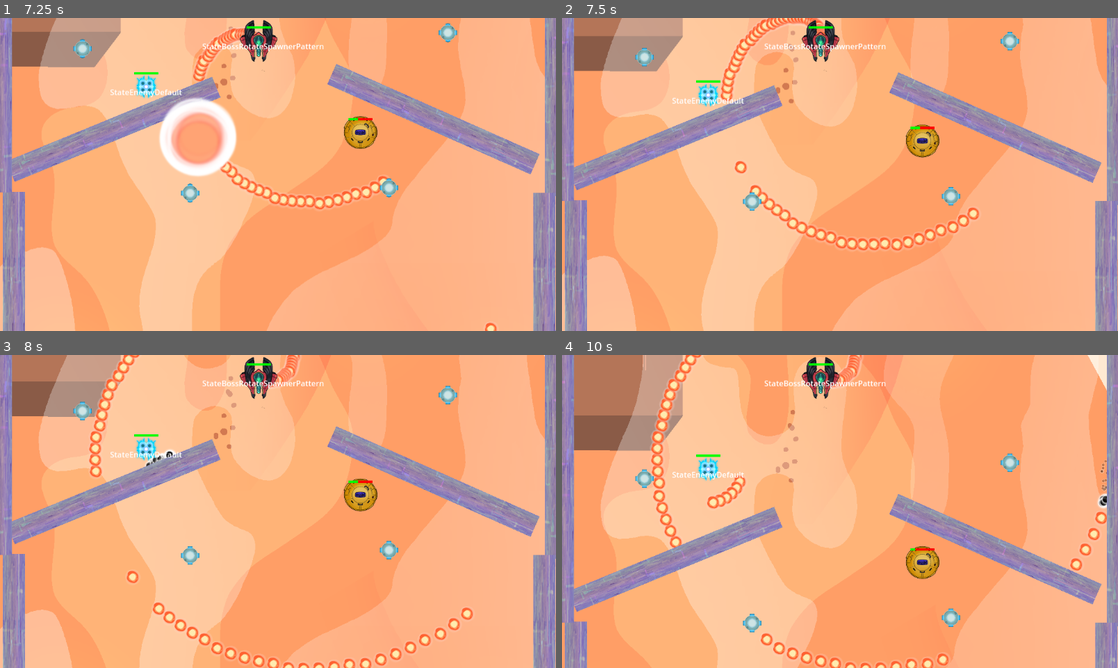
Above: before the commit, frames 1-4 (two rows, left to right).
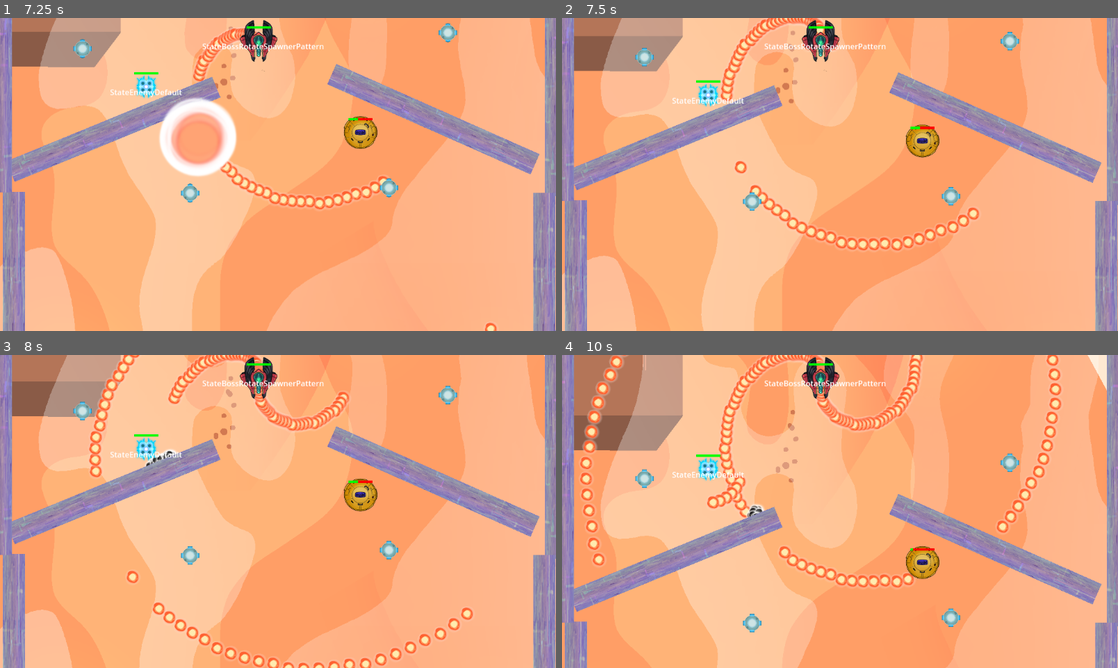
Above: after the commit, the same moments.

Repository: Jagholin/bullethell_jam_entry
Game: Godot game, scene res://scenes/first_level.tscn
Two runs of this game, one before a commit and one after it. Both use one fixed random seed, a clock stepped at 60 frames per second and the inputs below.
Inputs:
- Up to frame 1 (7.25 s): hold Right (right) 0.53-1.28 s; hold Space (fire) 0.53-1.28 s; hold S (down) 1.28-2.03 s; tap Space (fire) every 1.5 s from 1.35 to 5.85 s; hold Right (right) 2.03-2.78 s; hold Space (fire) 2.03-2.78 s; hold W (up) 2.78-3.53 s; hold Space (fire) 3.53-4.28 s; hold A (left) 3.53-5.03 s; hold S (down) 5.03-5.78 s; hold Space (fire) 5.03-5.78 s; hold Right (right) 5.78-6.53 s; hold W (up) from 6.53 s (still down); hold Space (fire) from 6.53 s (still down)
- Up to frame 2 (7.5 s): release W (up) at 7.28 s; release Space (fire) at 7.28 s; hold Right (right) from 7.28 s (still down); tap Space (fire) at 7.35 s
- Up to frame 3 (8 s): keep holding Right (right)
- Up to frame 4 (10 s): release Right (right) at 8.03 s; hold S (down) 8.03-8.78 s; hold Space (fire) 8.03-8.78 s; hold A (left) 8.78-9.53 s; tap Space (fire) at 8.85 s; hold W (up) from 9.53 s (still down); hold Space (fire) from 9.53 s (still down)

Frame 1 is identical in both runs. In frame 2, less than 0.1% of the frame differs, in the area x 43-50%, y 2-11%; in frame 3, 1.5%; in frame 4, 7.5%, in the area x 3-98%, y 0-100%.

Commit message:
remove modifiers from projectile spawner deep copy pattern resources instead

Diff:
--- a/scripts/player_provider.gd
+++ b/scripts/player_provider.gd
@@ -1,18 +1,18 @@
 extends Node
 
 var player: Player:
-    set(newValue):
-        if player == newValue:
-            return
-        player = newValue
-        player_changed.emit(player)
+	set(newValue):
+		if player == newValue:
+			return
+		player = newValue
+		player_changed.emit(player)
 
 signal player_changed(player: Player)
 
 func on_player_initialized(cb: Callable):
-    if not player:
-        await player_changed
-    cb.call(player)
+	if not player:
+		await player_changed
+	cb.call(player)
 
 func set_player(new_player: Player):
-    player = new_player
+	player = new_player
--- a/scripts/scenes/components/collector.gd
+++ b/scripts/scenes/components/collector.gd
@@ -13,7 +13,9 @@
 	inventory.append(item)
 	if item.item_type == ItemSettingsResource.ItemType.FASTER_BULLETS:
 		# spawner.interval *= 0.66
-		spawner.interval_modifier_multiplicative *= 0.66
+		# spawner.interval_modifier_multiplicative *= 0.66
+		spawner.active_bullet_configs[0].bullet_pattern.interval *= 0.66
 	elif item.item_type == ItemSettingsResource.ItemType.MORE_VOLLEYS:
 		# spawner.projectile_volleys += 2
-		spawner.projectile_volleys_modifier_additive += 2
+		# spawner.projectile_volleys_modifier_additive += 2
+		spawner.active_bullet_configs[0].bullet_pattern.projectile_volleys += 2
--- a/scripts/scenes/components/projectile_spawner.gd
+++ b/scripts/scenes/components/projectile_spawner.gd
@@ -18,18 +18,18 @@
 var active_bullet_configs: Array[ProjectileSpawnerConfigResource]
 
 ## Modifiers for the bullet_pattern settings
-var interval_modifier_additive: float = 0.0
-var interval_modifier_multiplicative: float = 1.0
-var projectile_volleys_modifier_additive: int = 0
-var projectile_volleys_modifier_multiplicative: float = 1.0
-## if this isn't -1, it will use this value instead and disregard pattern settings and other projectile_volleys modifiers
-## as special case for this property, -1 means no override
-var projectile_volleys_modifier_override: int = -1
-var angle_between_volleys_modifier_additive: float = 0.0
-var angle_between_volleys_modifier_multiplicative: float = 1.0
-##
-var angle_offset_modifier_additive: float = 0.0
-var angle_offset_modifier_multiplicative: float = 1.0
+# var interval_modifier_additive: float = 0.0
+# var interval_modifier_multiplicative: float = 1.0
+# var projectile_volleys_modifier_additive: int = 0
+# var projectile_volleys_modifier_multiplicative: float = 1.0
+# ## if this isn't -1, it will use this value instead and disregard pattern settings and other projectile_volleys modifiers
+# ## as special case for this property, -1 means no override
+# var projectile_volleys_modifier_override: int = -1
+# var angle_between_volleys_modifier_additive: float = 0.0
+# var angle_between_volleys_modifier_multiplicative: float = 1.0
+# ##
+# var angle_offset_modifier_additive: float = 0.0
+# var angle_offset_modifier_multiplicative: float = 1.0
 
 ## Secondary spawn points to spawn chained projectiles
 class SpawnPoint:
@@ -68,40 +68,32 @@
 func set_bullet_configs(newValue: Array[ProjectileSpawnerConfigResource]):
 	if bullet_configs == newValue:
 		return
+	#print("setting bullet configs on target ", target.get_path())
 	bullet_configs = newValue
 	# rebuild active_bullet_configs and bullet_config_states
 	active_bullet_configs = bullet_configs.duplicate()
+	# also make deep copies of the bullet configs
+	for i in active_bullet_configs.size():
+		active_bullet_configs[i] = active_bullet_configs[i].duplicate(true)
+
 	bullet_config_states.clear()
-	for i in bullet_configs.size():
+	for i in active_bullet_configs.size():
 		var spawnPoint := SpawnPoint.new()
-		spawnPoint.pattern = bullet_configs[i].bullet_pattern
-		spawnPoint.bullet_settings = bullet_configs[i].bullet_settings
+		spawnPoint.pattern = active_bullet_configs[i].bullet_pattern
+		spawnPoint.bullet_settings = active_bullet_configs[i].bullet_settings
 		spawnPoint.eternal = true
 		var configState := BulletConfigState.new()
-		configState.is_active = bullet_configs[i].bullet_pattern.active
+		configState.is_active = active_bullet_configs[i].bullet_pattern.active
 		configState.original_spawnpoint = spawnPoint
 		bullet_config_states.append(configState)
 	# also reset the rest of the state
-	reset_modifiers()
-
-func after_ready():
-	active_bullet_configs = bullet_configs.duplicate()
-	for i in bullet_configs.size():
-		var spawnPoint := SpawnPoint.new()
-		spawnPoint.pattern = bullet_configs[i].bullet_pattern
-		spawnPoint.bullet_settings = bullet_configs[i].bullet_settings
-		spawnPoint.eternal = true
-		var configState := BulletConfigState.new()
-		configState.is_active = bullet_configs[i].bullet_pattern.active
-		configState.original_spawnpoint = spawnPoint
-		bullet_config_states.append(configState)
+	# reset_modifiers()
 
 func init_current_player():
 	PlayerProvider.on_player_initialized(func( p: Player ): current_player = p)
 
 # Called when the node enters the scene tree for the first time.
 func _ready():
-	call_deferred("after_ready")
 	init_current_player()
 
 # Called every frame. 'delta' is the elapsed time since the previous frame.
@@ -129,7 +121,8 @@
 
 enum SpawnProcessResult { KEEP, REMOVE }
 func process_spawnpoint(spawnPoint: SpawnPoint, configIdx: int, delta: float) -> SpawnProcessResult:
-	var interval := spawnPoint.pattern.interval * interval_modifier_multiplicative + interval_modifier_additive
+	#var interval := spawnPoint.pattern.interval * interval_modifier_multiplicative + interval_modifier_additive
+	var interval := spawnPoint.pattern.interval
 	# if the primary emition type is spawnpoints, ignore interval modifiers
 	if spawnPoint.pattern.emition_type == BulletPatternResource.EmitionType.SPAWNPOINT:
 		interval = spawnPoint.pattern.interval
@@ -160,25 +153,24 @@
 	if clearSpawnArray:
 		configState.secondary_spawnpoints = configState.secondary_spawnpoints.filter(func(sp: SpawnPoint) -> bool: return sp.lifetime > 0)
 
-func reset_modifiers():
-	interval_modifier_additive = 0.0
-	interval_modifier_multiplicative = 1.0
-	projectile_volleys_modifier_additive = 0
-	projectile_volleys_modifier_multiplicative = 1.0
-	angle_between_volleys_modifier_additive = 0.0
-	angle_between_volleys_modifier_multiplicative = 1.0
-	angle_offset_modifier_additive = 0.0
-	angle_offset_modifier_multiplicative = 1.0
-
-## Sets projectile_volleys_modifier_override to the given value, and changes
-func modify_volley_count(newCount: int, preserveVolleyWidth: bool = false, baseCount: int = 0):
-	#assert(false, "not implemented")
-	return
+# func reset_modifiers():
+# 	interval_modifier_additive = 0.0
+# 	interval_modifier_multiplicative = 1.0
+# 	projectile_volleys_modifier_additive = 0
+# 	projectile_volleys_modifier_multiplicative = 1.0
+# 	angle_between_volleys_modifier_additive = 0.0
+# 	angle_between_volleys_modifier_multiplicative = 1.0
+# 	angle_offset_modifier_additive = 0.0
+# 	angle_offset_modifier_multiplicative = 1.0
 
 func fire(bulletPattern: BulletPatternResource, projectileSettings: BulletSettingsResource, timeAccumulated: float, idx: int, spawnPosition: Vector2):
-	var angleBetweenVolleys := bulletPattern.angle_between_volleys * angle_between_volleys_modifier_multiplicative + angle_between_volleys_modifier_additive
-	var angleOffset := bulletPattern.angle_offset * angle_offset_modifier_multiplicative + angle_offset_modifier_additive + bulletPattern.volley_rotation_speed * timeAccumulated
-	var projectileVolleys := floori(bulletPattern.projectile_volleys * projectile_volleys_modifier_multiplicative) + projectile_volleys_modifier_additive
+	#var angleBetweenVolleys := bulletPattern.angle_between_volleys * angle_between_volleys_modifier_multiplicative + angle_between_volleys_modifier_additive
+	#var angleOffset := bulletPattern.angle_offset * angle_offset_modifier_multiplicative + angle_offset_modifier_additive + bulletPattern.volley_rotation_speed * timeAccumulated
+	#var projectileVolleys := floori(bulletPattern.projectile_volleys * projectile_volleys_modifier_multiplicative) + projectile_volleys_modifier_additive
+
+	var angleBetweenVolleys := bulletPattern.angle_between_volleys
+	var angleOffset := bulletPattern.angle_offset + bulletPattern.volley_rotation_speed * timeAccumulated
+	var projectileVolleys := bulletPattern.projectile_volleys
 
 	if not is_equal_approx(bulletPattern.shoot_at_player_tendency, 0.0):
 		var playerDirection := (current_player.global_position - global_position - spawnPosition).normalized()
--- a/scripts/states/state_boss_rotate_spawner_patterns.gd
+++ b/scripts/states/state_boss_rotate_spawner_patterns.gd
@@ -11,11 +11,11 @@
 	# else:
 	spawner.set_config_active_state(0, true)
 	accumulated_volley_count += 1
-	spawner.reset_modifiers()
-	spawner.modify_volley_count(accumulated_volley_count, true)
-		#spawner.active_bullet_configs[0].bullet_pattern.projectile_volleys +=1
-		#spawner.active_bullet_configs[0].bullet_pattern.projectile_volleys = clamp(spawner.active_bullet_configs[0].bullet_pattern.projectile_volleys, 1, 6)
-		#spawner.active_bullet_configs[0].bullet_pattern.angle_between_volleys = 360.0 / spawner.active_bullet_configs[0].bullet_pattern.projectile_volleys
+	accumulated_volley_count = clamp(accumulated_volley_count, 1, 6)
+	#spawner.reset_modifiers()
+	#spawner.modify_volley_count(accumulated_volley_count, true)
+	spawner.active_bullet_configs[0].bullet_pattern.projectile_volleys = accumulated_volley_count
+	spawner.active_bullet_configs[0].bullet_pattern.angle_between_volleys = 360.0 / accumulated_volley_count
 
 func exit() -> void:
 	super.exit()
